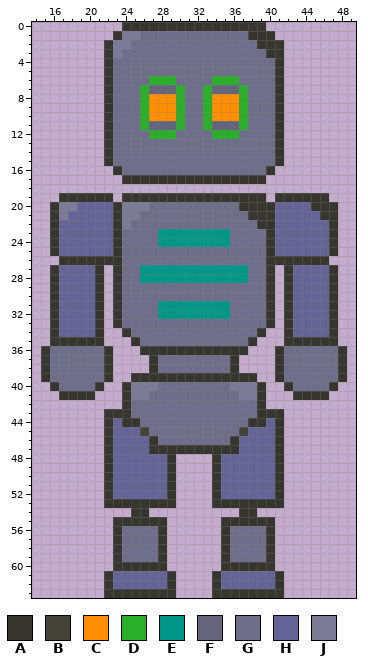
File history of a pixel-art file, Data/__RAW/actors/robots/robot2.ase. The picture above was drawn from the file before the commit.
64x64 pixels, 1 frame. Shown: x 14..49, y 0..63.
Palette (. is transparent): A #36362e  B #434339  C #ff8f00  D #2baf2b  E #009688  F #64647d  G #6e6e8a  H #646496  J #7b7b98
After the commit:
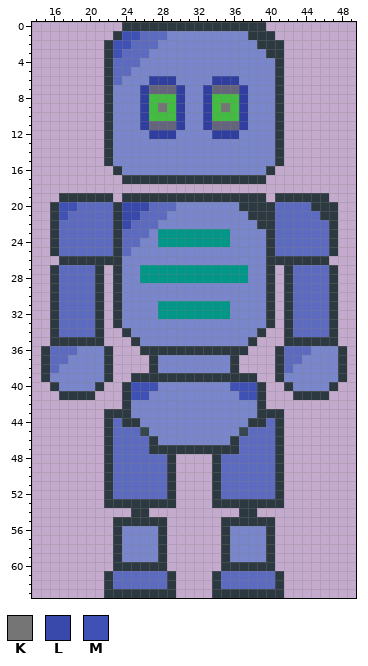
Colours new in this view: K #757575  L #3949ab  M #3f51b5
Changes in this commit:
Colour A changes from #36362e to #2d3940.
Colour B changes from #434339 to #37474f.
Colour C changes from #ff8f00 to #42bd41.
Colour D changes from #2baf2b to #303f9f.
Colour G changes from #6e6e8a to #7986cb.
Colour H changes from #646496 to #5c6bc0.
Colour G gives way to colour H in row 1 at x 26 to 28; in row 2 at x 25 to 27; in row 3 at x 24 to 26; in row 4 at x 23 to 25; in row 5 at x 23 to 24; in row 6 at x 23.
Colour G gives way to colour H in row 20 at x 27 to 29; in row 21 at x 26 to 28; in row 22 at x 25 to 27; in row 23 at x 24 to 26; in row 24 at x 24 to 25; in row 25 at x 24.
Colour G gives way to colour H in row 36 at x 16 to 18 and 42 to 44; in row 37 at x 16 to 17 and 42 to 43; in row 38 at x 16 and 42.
Colour C gives way to colour K in row 9 at x 28 and 35.
Colour J gives way to colour L in row 20 at x 24 to 26; in row 21 at x 24 to 25; in row 22 at x 24.
Colour J gives way to colour M in row 1 at x 24 to 25; in row 2 at x 23 to 24; in row 3 at x 23; in row 20 at x 17 to 18; in row 21 at x 17; in row 40 at x 25 to 27 and 36 to 38.
Colour J gives way to colour M in row 41 at x 25 to 26 and 37 to 38.
Where, in picture pixels (left, top, right, bottom), the same in both pictures:
changed: (41, 22, 347, 598)
